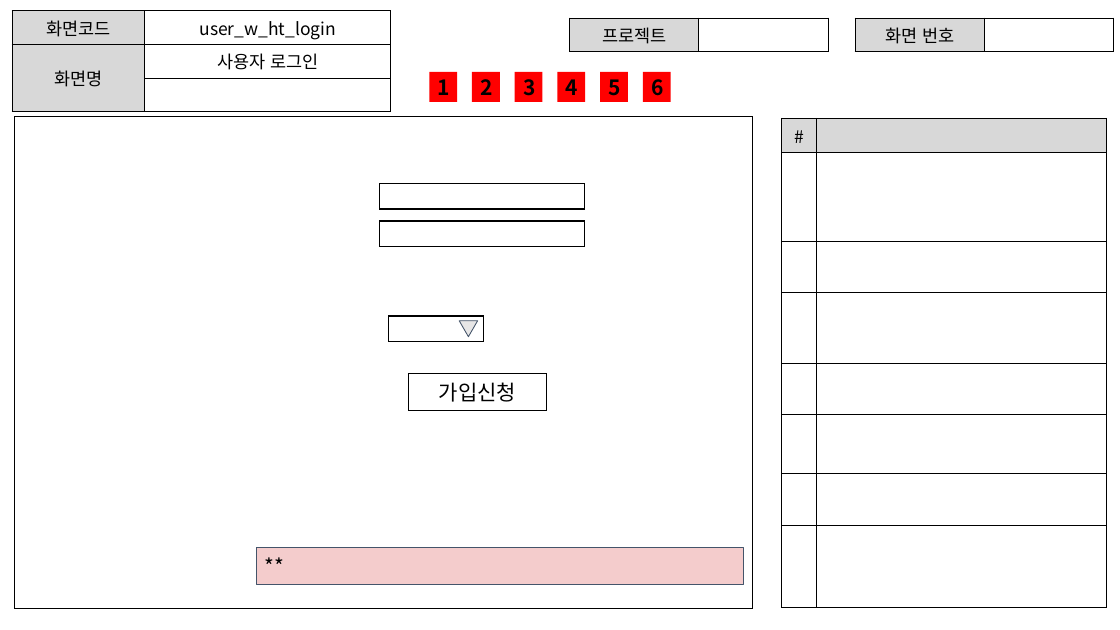
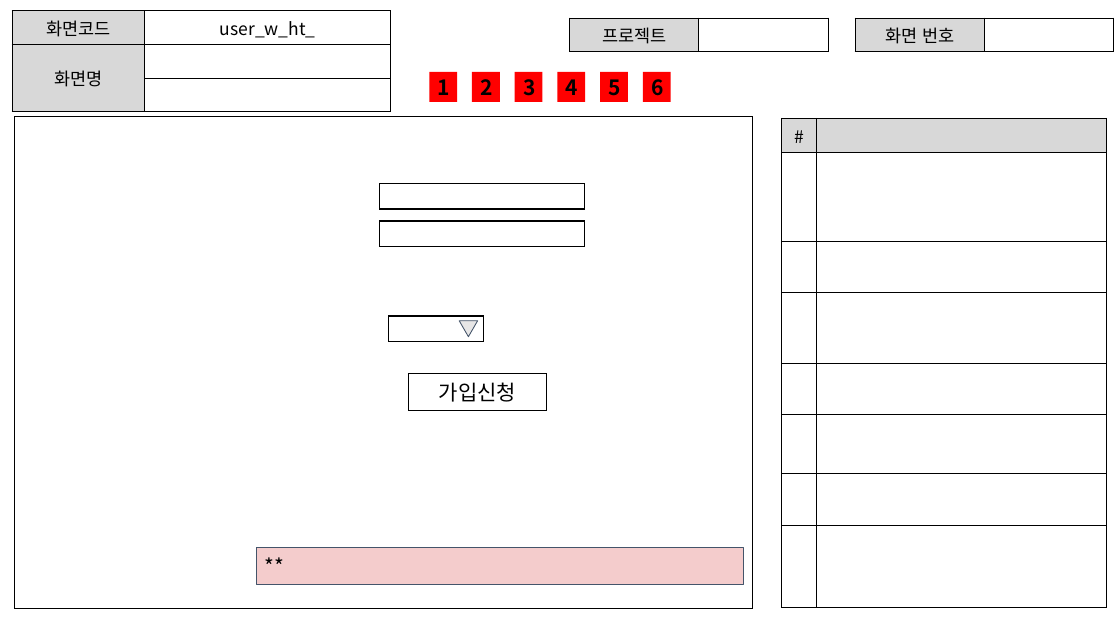
Before and after one commit to ezenteam2/EzenCrowdFunding, a slide deck: slide 2 of project03 화면설계서/project03 - 화면 설계서 - 현태.pptx. Drawn at 1120x630 pixels with LibreOffice and Linux fonts; fonts in the diff are those of the drawing. Boxes give left, top, right and bottom in pixels: in the first picture for what was removed or moved away, otherwise in the second. Text is boxed around its words. In the diff, an @@ line names an element or a change of style, - is before the commit and + after.

```diff
--- a/project03 화면설계서/project03 - 화면 설계서 - 현태.pptx
+++ b/project03 화면설계서/project03 - 화면 설계서 - 현태.pptx
@@ table at bbox=[12, 11, 391, 99] @@
-row 1, column 2: user_w_ht_login
+row 1, column 2: user_w_ht_
-row 2, column 2: 사용자 로그인
+row 2, column 2: 
```
Also in this commit, not shown: 17 slides added, 1 other file.
